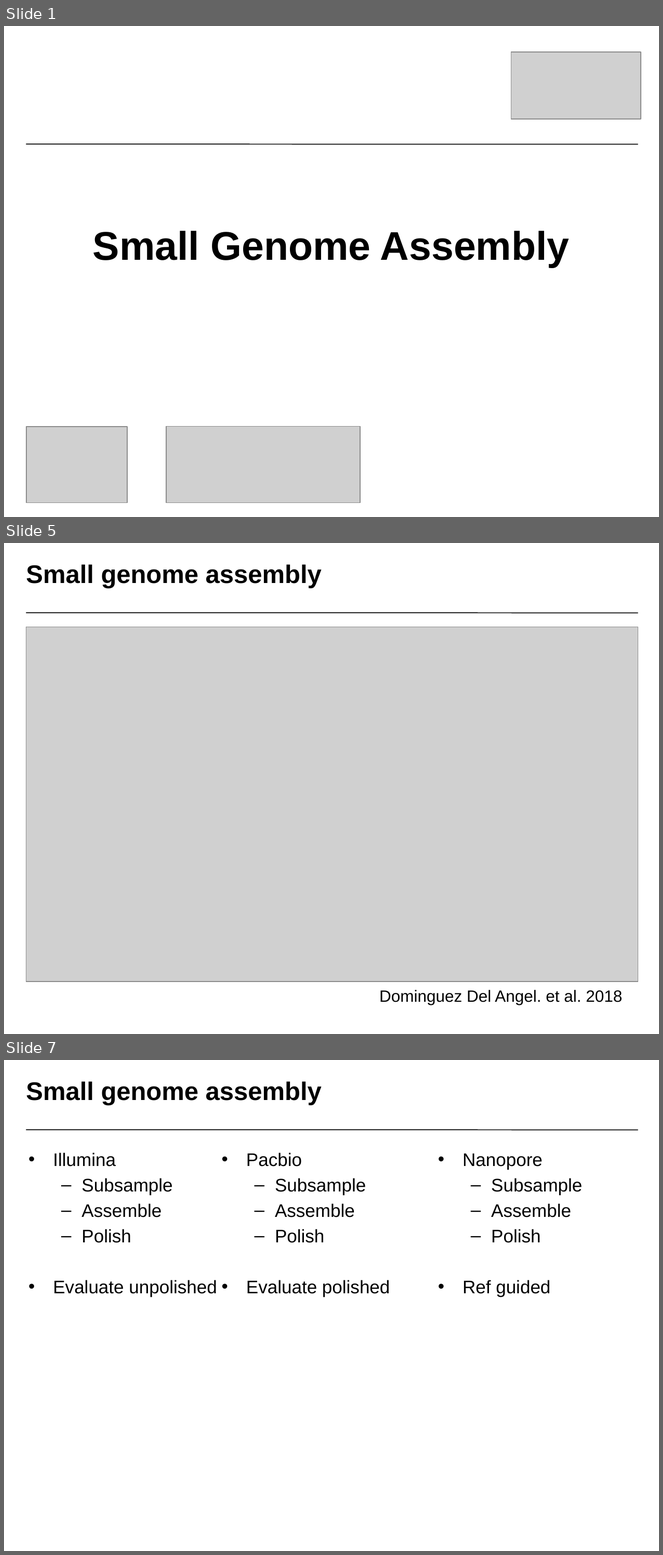
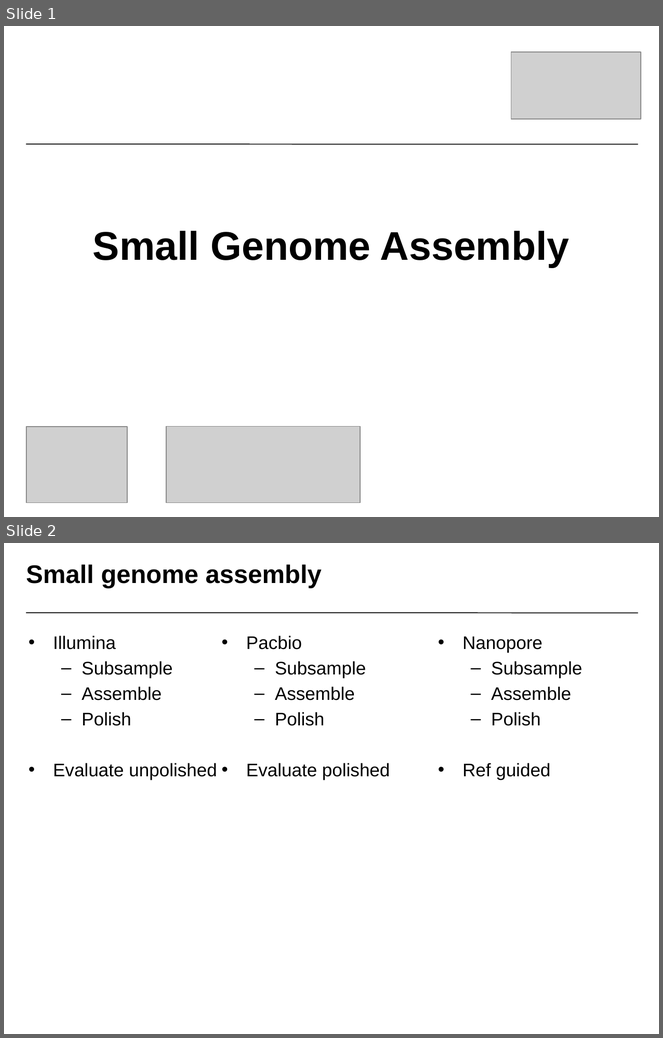
Before and after one commit to NBISweden/workshop-genome_assembly, a slide deck: slides/Small_Genome_Assembly.pptx. Shown one above the other, each under a label of ours: slides 1, 5 and 7 before the commit, slides 1 and 2 after it; the slides between them are not shown. The pictures are 663x1555 and 663x1038 pixels, drawn with LibreOffice and Linux fonts; fonts in the diff are those of the drawing; grey boxes stand for pictures; background and template pictures are left out. Boxes give left, top, right and bottom in pixels: in the first picture for what was removed or moved away, otherwise in the second. Text is boxed around its words. In the diff, an @@ line names an element or a change of style, - is before the commit and + after.

```diff
--- a/slides/Small_Genome_Assembly.pptx
+++ b/slides/Small_Genome_Assembly.pptx
@@ slide 5 removed at (4,543,659,1034), background #FFFFFF; not listed: 1 template element that a slide beside it also shows @@
@@ title removed at (26,564,322,588) @@
-Small genome assembly
@@ picture removed at (26,627,638,982) @@
@@ text removed at (379,990,622,1005) @@
-Dominguez Del Angel. et al. 2018
@@ what was slide 7 is now slide 2 @@
```
Also in this commit, not shown: 4 other slides removed, 4 other files.
